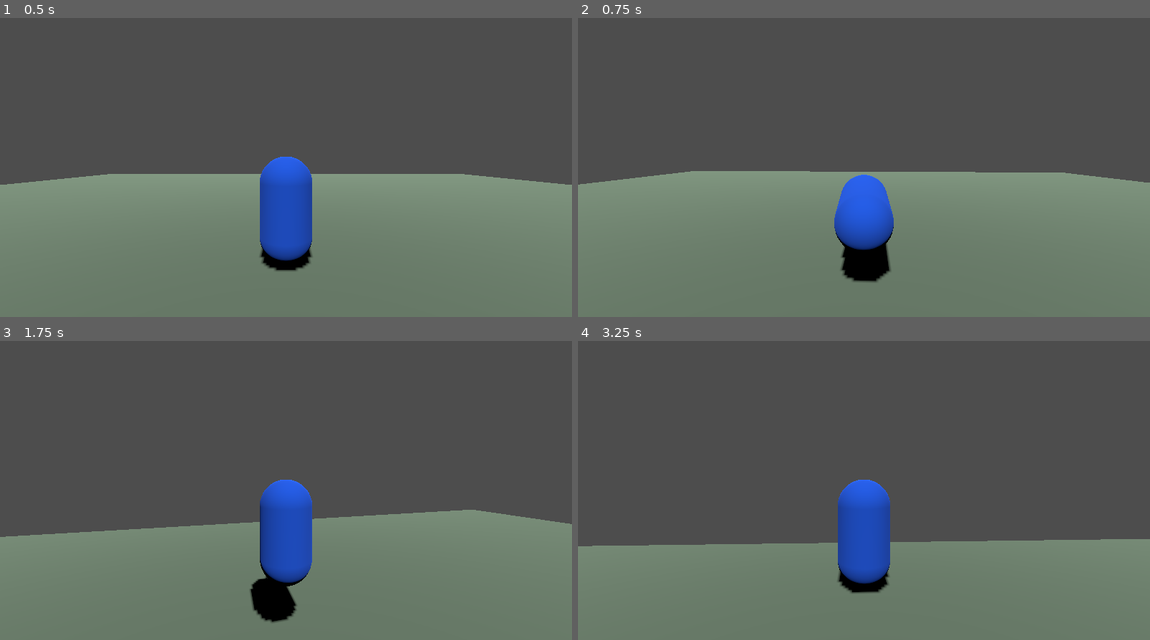
Above: before the commit, frames 1-4 (two rows, left to right).
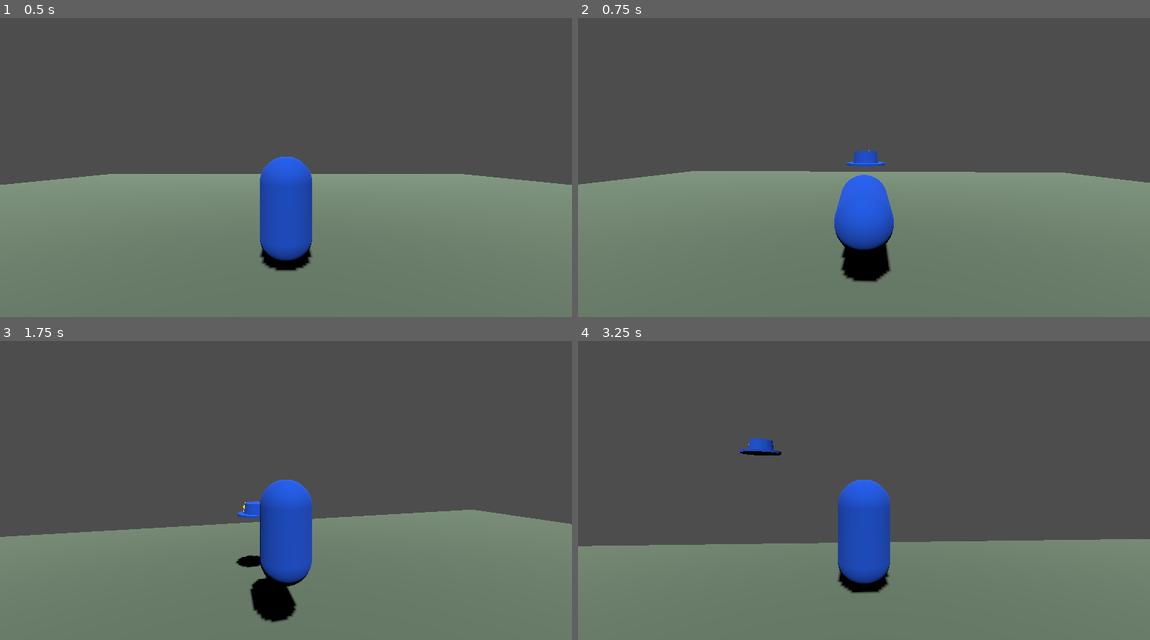
Above: after the commit, the same moments.

Repository: shun1kameda/kaikoroku
Game: Godot game, scene res://main.tscn
Same seed, same stepped clock (60 frames per second), same inputs: the game is played once before the commit and once after it.
Inputs (mouse positions are in pixels of both pictures, inside the frame that each line leads up to):
- Up to frame 1 (0.5 s): no input
- Up to frame 2 (0.75 s): move the mouse to (858, 161) at 0.52 s; hold W (move_forward) from 0.53 s (still down); tap E (throw_hat, bound only after the commit) at 0.6 s; click (858, 161) at 0.67 s
- Up to frame 3 (1.75 s): keep holding W (move_forward); tap Space (jump) at 0.77, 0.8, 1.07, 1.35, 1.52 s; move the mouse to (326, 484) at 1.27 s; tap E (throw_hat, bound only after the commit) at 1.55 s
- Up to frame 4 (3.25 s): tap Space (jump) at 1.82, 2.3, 3.02 s; move the mouse to (818, 475) at 2.02 s; hold Shift (dash) 2.03-2.78 s; move the mouse to (869, 478) at 2.77 s; release W (move_forward) at 2.78 s; hold A (move_left) from 2.78 s (still down); tap Ctrl (hip_drop) at 2.85 s; click (869, 478) at 2.92 s; tap E (throw_hat, bound only after the commit) at 3.05 s

Frame 1 is identical in both runs. In frame 2, 0.2% of the frame differs, in the area x 46-54%, y 44-50%; in frame 3, 0.3%, in the area x 41-46%, y 53-76%; in frame 4, 0.3%.

Commit message:
Add feature 3: throw hat "Chase" (チェイス / E) — original boomerang hat
New hat.tscn (Area3D) + hat.gd with an OUT -> HOVER -> RETURN state machine:
- E throws a blue cap (two-cylinder crown+brim) forward; it flies out, hovers
  briefly, then homes back to Kota like a boomerang and frees itself on catch.
- Fully original: blue hat named "Chase" with a procedurally generated yellow
  5-point star (SurfaceTool, unshaded) — no external or Nintendo-derived assets.
- Has an Area3D + SphereShape3D collider, ready to collect Kotamoon in feature 4.
- Only one hat in flight at a time (guarded via is_instance_valid).

player.gd: loads res://hat.tscn if hat_scene unset, spawns the hat as a child of
the stage on E, and throws it in the facing direction. New input action
`throw_hat` (E) added to project.godot. Existing moves are untouched.

Trajectory validated offline: OUT -> HOVER -> RETURN -> catch.

Co-Authored-By: Claude Opus 4.8 <noreply@anthropic.com>
Claude-Session: https://claude.ai/code/session_01QPVfiboVuuXp4Abk8bKmxb

Diff:
--- /dev/null
+++ b/hat.gd
@@ -0,0 +1,96 @@
+extends Area3D
+
+# ============================================================
+#  チェイス（コタの帽子）- 完全オリジナル
+#  青い帽子＋黄色い星マーク。Eで前方へ投げると、少し飛んで空中で
+#  一瞬ホバリングし、ブーメランのようにコタへ戻ってくる。
+#  当たり判定（Area3D）を持ち、コタムーンに当たると回収できる（機能4で接続）。
+#  ※オデッセイの帽子の“仕組み”だけを参考にしたオリジナル。任天堂の
+#    キャラ・名称・デザインは一切使っていない。
+# ============================================================
+
+@export var throw_speed: float = 16.0    # 投げ出しの速さ
+@export var out_time: float = 0.35        # 前方へ飛ぶ時間（秒）
+@export var hover_time: float = 0.25      # 空中でホバリングする時間（秒）
+@export var return_speed: float = 18.0    # コタへ戻る速さ
+@export var catch_distance: float = 1.0   # この距離まで戻ったら“キャッチ”して消える
+@export var spin_speed: float = 25.0      # くるくる回る見た目の速さ
+
+enum Phase { OUT, HOVER, RETURN }
+var phase: int = Phase.OUT
+var phase_timer: float = 0.0
+var dir: Vector3 = Vector3.FORWARD
+var kota: Node3D = null                    # 戻る先（コタ本体）
+var active: bool = false
+
+
+func _ready() -> void:
+	_add_star()                            # 黄色い星マークを付ける
+
+
+# プレイヤーから呼ばれる：投げ開始
+func throw(start_pos: Vector3, direction: Vector3, owner_kota: Node3D) -> void:
+	global_position = start_pos
+	dir = direction.normalized()
+	kota = owner_kota
+	phase = Phase.OUT
+	phase_timer = out_time
+	active = true
+
+
+func _physics_process(delta: float) -> void:
+	if not active:
+		return
+
+	rotate_y(spin_speed * delta)           # くるくる回る
+
+	match phase:
+		Phase.OUT:
+			global_position += dir * throw_speed * delta
+			phase_timer -= delta
+			if phase_timer <= 0.0:
+				phase = Phase.HOVER
+				phase_timer = hover_time
+		Phase.HOVER:
+			phase_timer -= delta            # 空中で一瞬止まる
+			if phase_timer <= 0.0:
+				phase = Phase.RETURN
+		Phase.RETURN:
+			if kota == null or not is_instance_valid(kota):
+				queue_free()
+				return
+			var target: Vector3 = kota.global_position + Vector3(0.0, 1.0, 0.0)
+			var to_kota: Vector3 = target - global_position
+			if to_kota.length() <= catch_distance:
+				queue_free()                # コタに戻ってきたら消える
+				return
+			global_position += to_kota.normalized() * return_speed * delta
+
+
+# 黄色い5つの星マークを手続きで作って帽子に貼る（外部素材を使わないオリジナル）
+func _add_star() -> void:
+	var pts: int = 5
+	var outer: float = 0.18
+	var inner: float = 0.08
+	var st: SurfaceTool = SurfaceTool.new()
+	st.begin(Mesh.PRIMITIVE_TRIANGLES)
+	var rim: Array = []
+	for i in range(pts * 2):
+		var r: float = outer if i % 2 == 0 else inner
+		var ang: float = PI / 2.0 + float(i) * PI / float(pts)   # 上向きの1点から
+		rim.append(Vector3(cos(ang) * r, sin(ang) * r, 0.0))
+	for i in range(pts * 2):
+		st.add_vertex(Vector3.ZERO)
+		st.add_vertex(rim[i])
+		st.add_vertex(rim[(i + 1) % (pts * 2)])
+	var star_mesh: ArrayMesh = st.commit()
+
+	var mi: MeshInstance3D = MeshInstance3D.new()
+	mi.mesh = star_mesh
+	var mat: StandardMaterial3D = StandardMaterial3D.new()
+	mat.albedo_color = Color(1.0, 0.85, 0.1)                      # 黄色い星
+	mat.shading_mode = BaseMaterial3D.SHADING_MODE_UNSHADED       # 常にはっきり黄色
+	mat.cull_mode = BaseMaterial3D.CULL_DISABLED                  # 裏からも見える
+	mi.material_override = mat
+	mi.position = Vector3(0.0, 0.18, 0.32)                        # 帽子の前面あたり
+	add_child(mi)
--- /dev/null
+++ b/hat.tscn
@@ -0,0 +1,34 @@
+[gd_scene load_steps=6 format=3 uid="uid://c0ta0dyssey0hat0"]
+
+[ext_resource type="Script" path="res://hat.gd" id="1"]
+
+[sub_resource type="CylinderMesh" id="brim"]
+top_radius = 0.5
+bottom_radius = 0.5
+height = 0.06
+
+[sub_resource type="CylinderMesh" id="crown"]
+top_radius = 0.28
+bottom_radius = 0.32
+height = 0.3
+
+[sub_resource type="StandardMaterial3D" id="mat_blue"]
+albedo_color = Color(0.1, 0.35, 0.9, 1)
+
+[sub_resource type="SphereShape3D" id="hat_col"]
+radius = 0.45
+
+[node name="Hat" type="Area3D"]
+script = ExtResource("1")
+
+[node name="Brim" type="MeshInstance3D" parent="."]
+mesh = SubResource("brim")
+material_override = SubResource("mat_blue")
+
+[node name="Crown" type="MeshInstance3D" parent="."]
+transform = Transform3D(1, 0, 0, 0, 1, 0, 0, 0, 1, 0, 0.18, 0)
+mesh = SubResource("crown")
+material_override = SubResource("mat_blue")
+
+[node name="CollisionShape3D" type="CollisionShape3D" parent="."]
+shape = SubResource("hat_col")
--- a/player.gd
+++ b/player.gd
@@ -49,6 +49,9 @@
 # ── デバッグ ──
 @export var debug_jump: bool = true        # 実機でログを見たいとき true
 
+# ── 帽子「チェイス」投げ（E）──
+@export var hat_scene: PackedScene          # 未設定なら _ready で res://hat.tscn を読む
+
 # ── カメラ ──
 @export var mouse_sensitivity: float = 0.003
 
@@ -75,9 +78,14 @@
 var dive_timer: float = 0.0
 var dive_requested: bool = false            # 左クリックされたフレームに立てる
 
+# ── 帽子「チェイス」──
+var hat_instance: Node = null               # 今飛んでいる帽子（同時に1つだけ）
+
 
 func _ready() -> void:
 	Input.mouse_mode = Input.MOUSE_MODE_CAPTURED
+	if hat_scene == null:
+		hat_scene = load("res://hat.tscn")
 
 
 func _unhandled_input(event: InputEvent) -> void:
@@ -137,6 +145,10 @@
 			hip_state = HipState.NONE
 			if debug_jump:
 				print("▼ヒップドロップ終わり（動けます）")
+
+	# ── 帽子「チェイス」を投げる（E）──
+	if Input.is_action_just_pressed("throw_hat"):
+		_throw_hat()
 
 	# 1) 重力（ヒップドロップ中は velocity.y を自前で制御するので切る）
 	if not is_on_floor() and not hip_active:
@@ -276,3 +288,19 @@
 			mesh.rotation.x = deg_to_rad(-dive_pitch)   # 滑っている間は前傾のまま
 			if debug_jump:
 				print("→着地して滑る…（", dive_getup_time, " 秒で起き上がる）")
+
+
+# 帽子「チェイス」を前方へ投げる。飛んでいる帽子は同時に1つだけ。
+func _throw_hat() -> void:
+	if hat_scene == null:
+		return
+	if is_instance_valid(hat_instance):
+		return   # まだ前の帽子が飛んでいる間は投げ直さない
+	var hat: Node = hat_scene.instantiate()
+	get_parent().add_child(hat)                 # ステージ（Main）の子として出す
+	var forward: Vector3 = Vector3(-sin(mesh.rotation.y), 0.0, -cos(mesh.rotation.y))
+	var start: Vector3 = global_position + Vector3(0.0, 1.0, 0.0) + forward * 0.6
+	hat.throw(start, forward, self)
+	hat_instance = hat
+	if debug_jump:
+		print("→チェイスを投げた！")
--- a/project.godot
+++ b/project.godot
@@ -50,6 +50,11 @@
 "events": [Object(InputEventKey,"resource_local_to_scene":false,"resource_name":"","device":-1,"window_id":0,"alt_press …(195 unchanged characters)…
 ]
 }
+throw_hat={
+"deadzone": 0.5,
+"events": [Object(InputEventKey,"resource_local_to_scene":false,"resource_name":"","device":-1,"window_id":0,"alt_pressed":false,"shift_pressed":false,"ctrl_pressed":false,"meta_pressed":false,"pressed":false,"keycode":0,"physical_keycode":69,"key_label":0,"unicode":0,"location":0,"echo":false,"script":null)
+]
+}
 
 [rendering]
 
